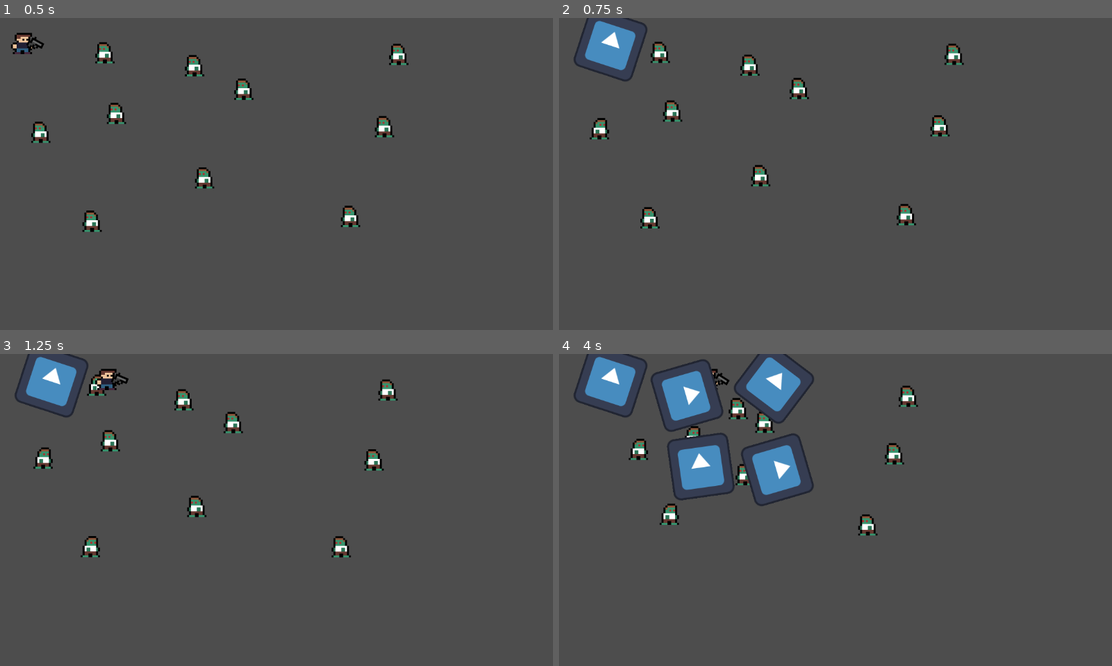
Above: before the commit, frames 1-4 (two rows, left to right).
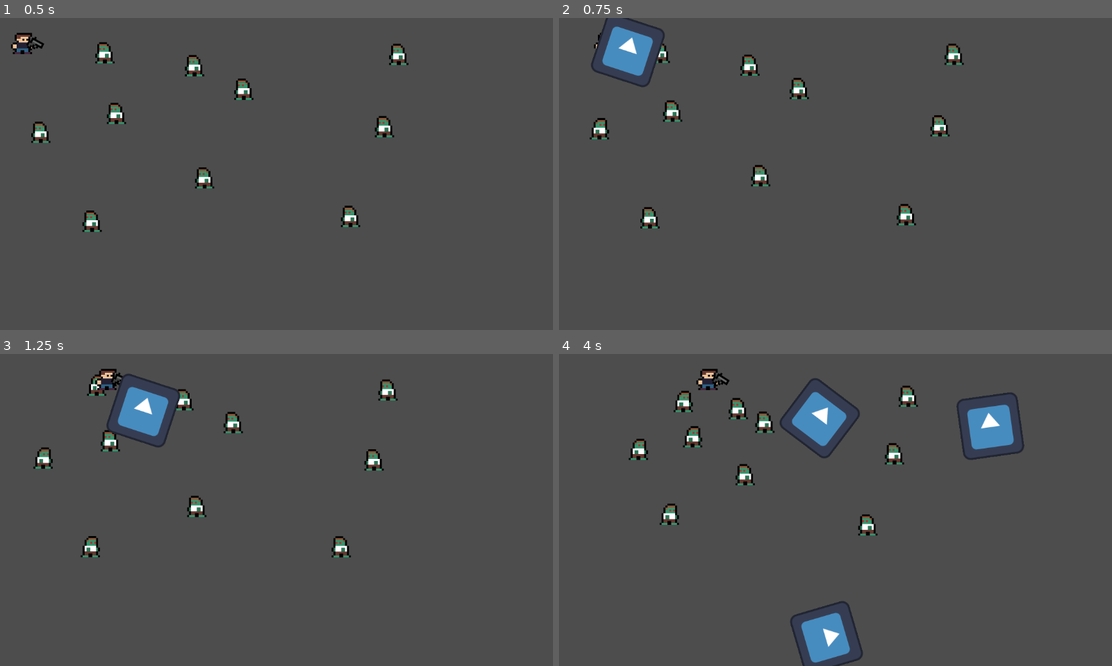
Above: after the commit, the same moments.

Repository: JoshuaW13/shoot-things
Game: Godot game, scene res://levels/field/field.tscn
The game is run twice, just before and just after one commit, with the same random seed, the same clock (stepped at 60 frames per second) and the same inputs. The engine's default icon, where the game draws it, is replaced by a stand-in: a white triangle on a blue panel in a dark square.
Inputs (mouse positions are in pixels of both pictures, inside the frame that each line leads up to):
- Up to frame 1 (0.5 s): no input
- Up to frame 2 (0.75 s): move the mouse to (957, 158) at 0.52 s; hold D (Right) from 0.53 s (still down); click (957, 158) at 0.6 s
- Up to frame 3 (1.25 s): keep holding D (Right)
- Up to frame 4 (4 s): move the mouse to (724, 525) at 1.27 s; release D (Right) at 1.28 s; hold S (Down) 1.28-2.03 s; click (724, 525) at 1.35 s; move the mouse to (890, 441) at 2.02 s; hold D (Right) 2.03-2.78 s; click (890, 441) at 2.1 s; move the mouse to (807, 572) at 2.77 s; hold W (Up) 2.78-3.53 s; click (807, 572) at 2.85 s; move the mouse to (1001, 556) at 3.52 s; hold A (Left) from 3.53 s (still down); click (1001, 556) at 3.6 s

Frame 1 is identical in both runs. In frame 2, 1.3% of the frame differs, in the area x 2-20%, y 0-23%; in frame 3, 2.6%; in frame 4, 10%, in the area x 2-85%, y 0-100%.

Commit message:
Bullet actually travels towards target now
- velocity component tells you how much distance was moved
- bullet travels the specified range at the specified speed towards target

Diff:
--- a/common/components/velocity/velocity_component.gd
+++ b/common/components/velocity/velocity_component.gd
@@ -7,6 +7,8 @@
 func accelerate_in_direction(direction: Vector2)->void:
 	velocity = direction*speed
 
-func move(character_body:CharacterBody2D)->void:
-	character_body.velocity = velocity
-	character_body.move_and_slide()
+func move(body:CharacterBody2D)->Vector2:
+	var prev_position: Vector2 = body.global_position
+	body.velocity = velocity
+	body.move_and_slide()
+	return body.global_position - prev_position
--- a/entities/bullets/bullet/Bullet.tscn
+++ b/entities/bullets/bullet/Bullet.tscn
@@ -1,10 +1,13 @@
-[gd_scene load_steps=3 format=3 uid="uid://cbwsi0k84vtto"]
+[gd_scene load_steps=4 format=3 uid="uid://cbwsi0k84vtto"]
 
 [ext_resource type="Script" uid="uid://bl02cy2t8g4d4" path="res://entities/bullets/bullet/bullet.gd" id="1_f1bop"]
 [ext_resource type="Texture2D" uid="uid://cltauem13uwg1" path="res://icon.svg" id="1_hd8qp"]
+[ext_resource type="PackedScene" uid="uid://1pp8jw5odpso" path="res://common/components/velocity/velocityComponent.tscn" id="3_l60rc"]
 
-[node name="Bullet" type="Node2D"]
+[node name="Bullet" type="CharacterBody2D"]
 script = ExtResource("1_f1bop")
 
 [node name="Sprite2D" type="Sprite2D" parent="."]
 texture = ExtResource("1_hd8qp")
+
+[node name="VelocityComponent" parent="." instance=ExtResource("3_l60rc")]
--- a/entities/bullets/bullet/bullet.gd
+++ b/entities/bullets/bullet/bullet.gd
@@ -1,2 +1,21 @@
-extends Node2D
+extends CharacterBody2D
 class_name Bullet
+
+@onready var velocity_component: VelocityComponent = $VelocityComponent
+
+var bullet_range: float = 0
+var fire_direction: Vector2 = Vector2.ZERO
+var distance_traveled: float = 0
+
+func _physics_process(_delta: float) -> void:
+	if fire_direction != Vector2.ZERO and bullet_range !=0:
+		velocity_component.accelerate_in_direction(fire_direction)
+		var movement: Vector2 = velocity_component.move(self)
+		distance_traveled += movement.length()
+		if distance_traveled>= bullet_range:
+			queue_free()
+
+func setup(muzzle_speed: float, direction:Vector2, gun_range: float)->void:
+	velocity_component.speed = muzzle_speed
+	bullet_range = gun_range
+	fire_direction = direction
--- a/entities/items/guns/pistol/pistol.gd
+++ b/entities/items/guns/pistol/pistol.gd
@@ -1,12 +1,20 @@
 extends Gun
 
 @onready var muzzle: Marker2D = $muzzle
+
+@export var muzzle_speed: float = 325
+@export var gun_range: float = 1000
 
 var bullet_resource: Resource = preload("res://entities/bullets/bullet/Bullet.tscn")
 
 func shoot()->void:
 	var new_bullet_instance: Bullet = bullet_resource.instantiate()
+
 	new_bullet_instance.global_position = muzzle.global_position
 	new_bullet_instance.rotation = muzzle.global_rotation
 	new_bullet_instance.scale = muzzle.global_scale
+
 	get_tree().current_scene.add_child(new_bullet_instance)
+
+	var direction: Vector2 = get_global_mouse_position() - self.global_position
+	new_bullet_instance.setup(muzzle_speed, direction.normalized(), gun_range)
